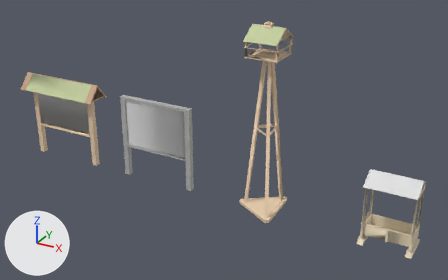
Two versions of the FBX model IV-TimeGame/IV-TimeGame/Assets/Modells/Yu Assets.fbx, one commit apart.
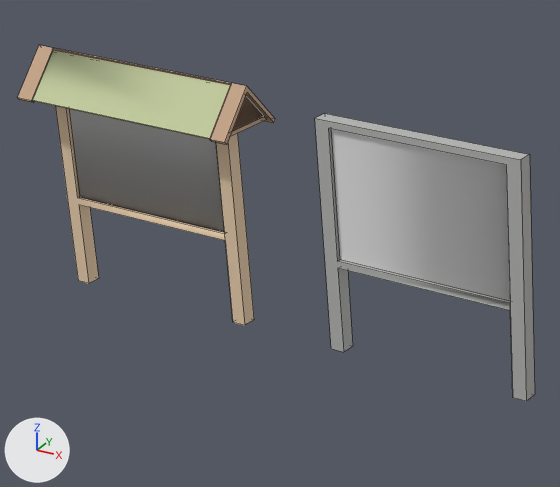
Old and new are each drawn whole from a camera (50 mm lens) standing at (7.18, -15.6, 9.88) and looking at (-1.46, 0.11, 2.02) and again close up on the part from 3% to 45% of the width and 20% to 78% of the height. Lighting does not change. The marker at lower left points along +X, +Y and +Z. The close-ups show mesh edges as thin lines.

Before the edit, the objects in view are built like this:
```python
me_deer_feeding_station_bird_feeding_notesboard_001 = bpy.data.meshes.new('deer feeding station+bird feeding+notesboard.001')
me_deer_feeding_station_bird_feeding_notesboard_001.from_pydata(...)  # 103 vertices, 80 faces; spans x -1.55..1.67, y -0.45..0.45, z 0.0..3.06
# faces by material slot: [4, 6, 22, 2, 46]
me_deer_feeding_station_bird_feeding_notesboard_001.materials.append(mat_metal_seamed_001)  # its picture is missing
me_deer_feeding_station_bird_feeding_notesboard_001.materials.append(mat_cladding_stucco_white_001)  # its picture is missing
me_deer_feeding_station_bird_feeding_notesboard_001.materials.append(mat_m_26_light_wood_fine_texture_seamless_001)  # its picture is missing
me_deer_feeding_station_bird_feeding_notesboard_001.materials.append(mat_vegetation_grass_001)  # its picture is missing
me_deer_feeding_station_bird_feeding_notesboard_001.materials.append(mat_wood_bamboo_001)  # its picture is missing
# before: 0 (1.4, 0.08, 0.0) at pixel (254, 319), 1 (1.4, 0.08, 2.88), 2 (1.4, -0.1, 2.88), 3 (1.4, -0.1, 0.0) at pixel (244, 325), 4 (1.22, 0.08, 0.0)
# before: 5 (1.22, 0.08, 2.79), 6 (1.22, 0.08, 1.08), 7 (1.22, -0.1, 1.08) at pixel (225, 240), 8 (1.22, -0.1, 0.0) at pixel (232, 322), 9 (-1.12, -0.1, 1.08) at pixel (78, 204)
# before: 10 (-1.12, 0.08, 1.08), 11 (-1.12, -0.1, 1.17) at pixel (77, 197), 12 (1.22, -0.1, 1.17) at pixel (224, 233), 13 (1.22, -0.1, 2.79), 14 (-1.3, -0.1, 2.88)
# before: 15 (-1.3, 0.08, 2.88), 16 (-1.12, 0.08, 2.79), 17 (1.22, 0.04, 2.79), 18 (-1.12, 0.04, 2.79), 19 (1.22, 0.08, 1.17)
# before: 20 (1.22, 0.04, 1.17), 21 (-1.12, 0.08, 1.17), 22 (-1.12, 0.04, 1.17), 23 (-1.12, -0.05, 1.17) at pixel (80, 196), 24 (-1.12, -0.05, 2.79)
# before: 25 (1.22, -0.05, 2.79), 26 (1.22, -0.05, 1.17), 27 (-1.12, -0.1, 2.79), 28 (-1.12, -0.1, 0.0) at pixel (88, 283), 29 (-1.3, -0.1, 0.0) at pixel (78, 280)
# before: 30 (-1.3, 0.08, 0.0), 31 (-1.12, 0.08, 0.0) at pixel (98, 278), 53 (1.55, 0.0, 2.99), 54 (1.55, -0.35, 2.58), 55 (1.52, -0.35, 2.58)
# before: 56 (1.52, -0.39, 2.52), 57 (1.59, -0.39, 2.52), 58 (1.59, -0.35, 2.58)
me_deer_feeding_station_bird_feeding_notesboard_003 = bpy.data.meshes.new('deer feeding station+bird feeding+notesboard.003')
me_deer_feeding_station_bird_feeding_notesboard_003.from_pydata(...)  # 32 vertices, 28 faces; spans x -1.3..1.4, y -0.1..0.08, z 0.0..2.88
# faces by material slot: [22, 6]
me_deer_feeding_station_bird_feeding_notesboard_003.materials.append(mat_metal_seamed_001)  # its picture is missing
me_deer_feeding_station_bird_feeding_notesboard_003.materials.append(mat_cladding_stucco_white_001)  # its picture is missing
ob_noteboard = bpy.data.objects.new('noteboard', me_deer_feeding_station_bird_feeding_notesboard_003)
ob_noteboard.location = (-4.0, 0.0, 0.0)
ob_noteboard_with_roof = bpy.data.objects.new('noteboard with roof', me_deer_feeding_station_bird_feeding_notesboard_001)
ob_noteboard_with_roof.location = (-8.0, 0.0, 0.0)
```
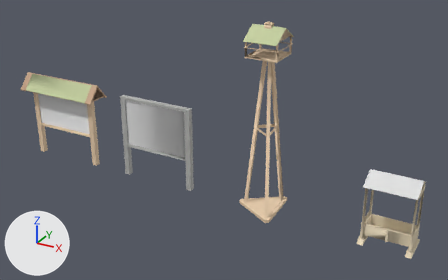
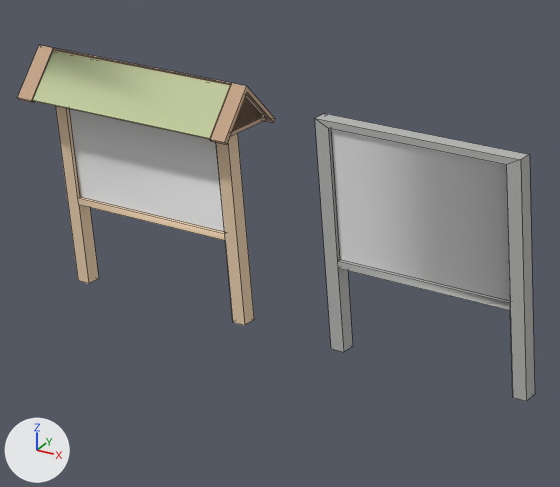
Scene script edits in JSON lines:
```json
{"block": "me_deer_feeding_station_bird_feeding_notesboard_001", "where": "me_deer_feeding_station_bird_feeding_notesboard_001.from_pydata(...)  # 103 vertices, 80 faces; spans x -1.55..1.67, y -0.45..0.45, z 0.0..3.06"}
{"block": "me_deer_feeding_station_bird_feeding_notesboard_001", "where": "# used by ob_noteboard_with_roof; location = (-8.0, 0.0, 0.0)"}
{"block": "me_deer_feeding_station_bird_feeding_notesboard_001", "where": "# verts and faces of me_deer_feeding_station_bird_feeding_notesboard_001; kept vertices keep their numbers, new ones are numbered from 103"}
{"block": "me_deer_feeding_station_bird_feeding_notesboard_001", "change": "me_deer_feeding_station_bird_feeding_notesboard_001 part 1"}
{"op": "add", "block": "me_deer_feeding_station_bird_feeding_notesboard_001", "code": "delete_faces([(0, 4, 5, 16, 21, 19, 6, 10, 31, 30, 15, 1), (2, 14, 29, 28, 9, 7, 12, 11, 27, 13, 8, 3), (17, 18, 24, 25), (20, 26, 23, 22), (53, 54, 55, 56, 57, 58)])"}
{"op": "add", "block": "me_deer_feeding_station_bird_feeding_notesboard_001", "code": "faces += [(6, 10, 21, 19), (9, 11, 27, 14, 29, 28), (10, 31, 30, 15, 16, 21), (1, 5, 16, 15), (0, 4, 5, 1), (2, 13, 8, 3)]  # mat_m_26_light_wood_fine_texture_seamless_001 (its picture is missing)"}
{"op": "add", "block": "me_deer_feeding_station_bird_feeding_notesboard_001", "code": "faces += [(2, 14, 27, 13), (7, 12, 11, 9)]  # mat_m_26_light_wood_fine_texture_seamless_001 (its picture is missing)"}
{"op": "add", "block": "me_deer_feeding_station_bird_feeding_notesboard_001", "code": "faces += [(54, 55, 56, 57, 58)]  # mat_wood_bamboo_001 (its picture is missing)"}
```

Location of each change, (x1, y1, x2, y2) in pixels of the close-ups (560 x 487 px):
```json
{"part": 1, "of": "me_deer_feeding_station_bird_feeding_notesboard_001", "change": "built on", "before": [56, 107, 245, 325], "after": [56, 107, 245, 325]}
```
